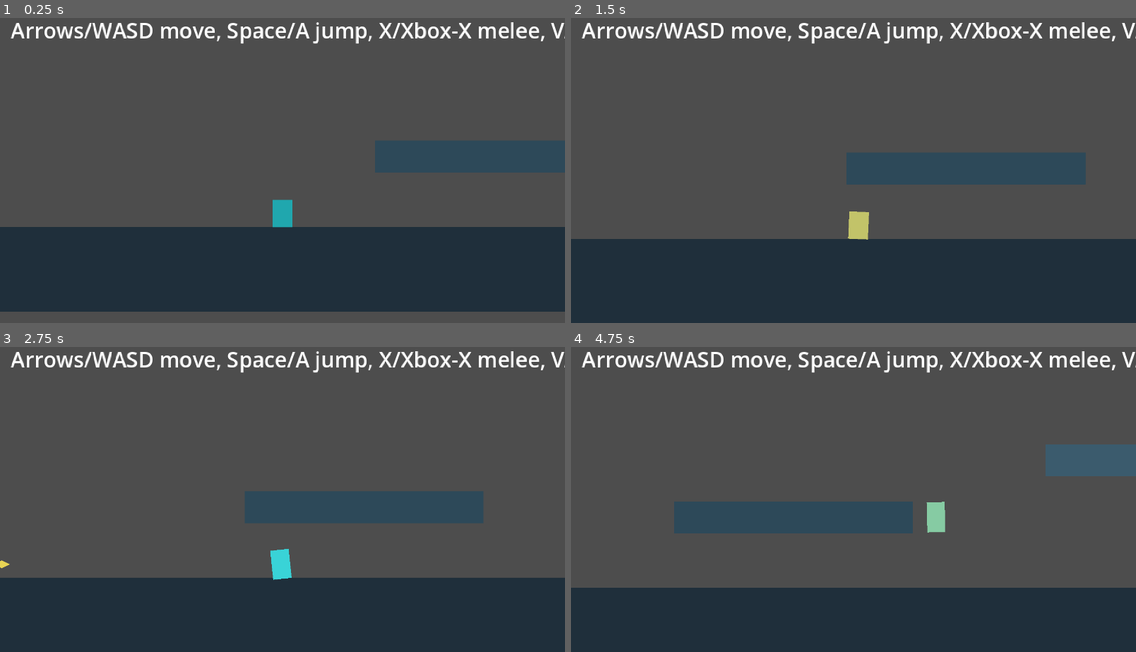
Above: before the commit, frames 1-4 (two rows, left to right).
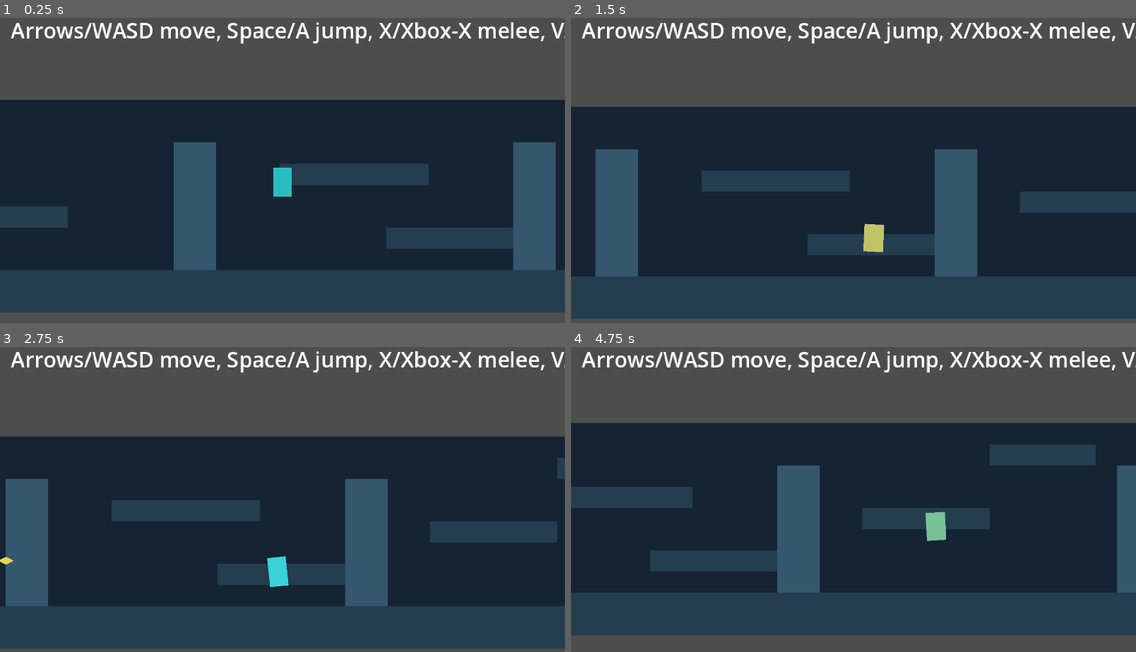
Above: after the commit, the same moments.

Repository: andrewgilliland/awash
Game: Godot game, scene res://scenes/main.tscn
The game is run twice, just before and just after one commit, with the same random seed, the same clock (stepped at 60 frames per second) and the same inputs.
Inputs:
- Up to frame 1 (0.25 s): no input
- Up to frame 2 (1.5 s): hold Right (move_right) from 0.53 s (still down); tap E (interact) at 0.6 s; tap Space (jump) at 0.77 s; tap X (melee_attack) at 1.35 s
- Up to frame 3 (2.75 s): tap Space (jump) at 1.52 s; release Right (move_right) at 2.03 s; hold Left (move_left) from 2.03 s (still down); tap V (ranged_attack) at 2.1 s
- Up to frame 4 (4.75 s): release Left (move_left) at 2.78 s; hold Right (move_right) 2.78-4.28 s; tap C at 2.85 s; tap Space (jump) at 3.02, 3.77, 4.52 s; tap E (interact) at 3.6 s; tap Tab (map) at 4.15 s; hold Left (move_left) from 4.28 s (still down); tap X (melee_attack) at 4.35 s

The runs differ from the first frame. In frame 1, 43% of the frame differs, in the area x 0-100%, y 26-97%; in frame 2, 46%; in frame 3, 48%; in frame 4, 58%, in the area x 0-100%, y 25-100%.

Commit message:
Step 8: add 4-room biome blockout with layered TileMaps

Diff:
--- a/scenes/main.tscn
+++ b/scenes/main.tscn
@@ -1,11 +1,11 @@
 [gd_scene load_steps=3 format=3 uid="uid://cd7y8g7l5y8wn"]
 
-[ext_resource type="PackedScene" path="res://scenes/world/world_room_01.tscn" id="1_jyhp4"]
+[ext_resource type="PackedScene" path="res://scenes/world/world_biome_01.tscn" id="1_jyhp4"]
 [ext_resource type="PackedScene" path="res://scenes/player/player.tscn" id="2_t2u6f"]
 
 [node name="Main" type="Node2D"]
 
-[node name="WorldRoom01" parent="." instance=ExtResource("1_jyhp4")]
+[node name="WorldBiome01" parent="." instance=ExtResource("1_jyhp4")]
 
 [node name="Player" parent="." instance=ExtResource("2_t2u6f")]
 position = Vector2(90, 180)
--- /dev/null
+++ b/scenes/world/world_biome_01.tscn
@@ -0,0 +1,85 @@
+[gd_scene load_steps=9 format=3]
+
+[ext_resource type="Script" path="res://scripts/world/world_biome_01.gd" id="1_8yj6f"]
+
+[sub_resource type="RectangleShape2D" id="RectangleShape2D_floor"]
+size = Vector2(1024, 64)
+
+[sub_resource type="RectangleShape2D" id="RectangleShape2D_r1"]
+size = Vector2(96, 16)
+
+[sub_resource type="RectangleShape2D" id="RectangleShape2D_r2a"]
+size = Vector2(112, 16)
+
+[sub_resource type="RectangleShape2D" id="RectangleShape2D_r2b"]
+size = Vector2(96, 16)
+
+[sub_resource type="RectangleShape2D" id="RectangleShape2D_r3a"]
+size = Vector2(96, 16)
+
+[sub_resource type="RectangleShape2D" id="RectangleShape2D_r3b"]
+size = Vector2(80, 16)
+
+[sub_resource type="RectangleShape2D" id="RectangleShape2D_r4"]
+size = Vector2(112, 16)
+
+[node name="WorldBiome01" type="Node2D"]
+script = ExtResource("1_8yj6f")
+
+[node name="Tilemaps" type="Node2D" parent="."]
+
+[node name="BackgroundLayer" type="TileMapLayer" parent="Tilemaps"]
+position = Vector2(-232, 0)
+
+[node name="GroundLayer" type="TileMapLayer" parent="Tilemaps"]
+position = Vector2(-232, 0)
+
+[node name="ForegroundLayer" type="TileMapLayer" parent="Tilemaps"]
+position = Vector2(-232, 0)
+
+[node name="Collision" type="Node2D" parent="."]
+
+[node name="Floor" type="StaticBody2D" parent="Collision"]
+position = Vector2(280, 240)
+
+[node name="CollisionShape2D" type="CollisionShape2D" parent="Collision/Floor"]
+shape = SubResource("RectangleShape2D_floor")
+
+[node name="Room1Platform" type="StaticBody2D" parent="Collision"]
+position = Vector2(104, 176)
+
+[node name="CollisionShape2D" type="CollisionShape2D" parent="Collision/Room1Platform"]
+shape = SubResource("RectangleShape2D_r1")
+
+[node name="Room2PlatformA" type="StaticBody2D" parent="Collision"]
+position = Vector2(336, 144)
+
+[node name="CollisionShape2D" type="CollisionShape2D" parent="Collision/Room2PlatformA"]
+shape = SubResource("RectangleShape2D_r2a")
+
+[node name="Room2PlatformB" type="StaticBody2D" parent="Collision"]
+position = Vector2(392, 192)
+
+[node name="CollisionShape2D" type="CollisionShape2D" parent="Collision/Room2PlatformB"]
+shape = SubResource("RectangleShape2D_r2b")
+
+[node name="Room3PlatformA" type="StaticBody2D" parent="Collision"]
+position = Vector2(600, 160)
+
+[node name="CollisionShape2D" type="CollisionShape2D" parent="Collision/Room3PlatformA"]
+shape = SubResource("RectangleShape2D_r3a")
+
+[node name="Room3PlatformB" type="StaticBody2D" parent="Collision"]
+position = Vector2(664, 112)
+
+[node name="CollisionShape2D" type="CollisionShape2D" parent="Collision/Room3PlatformB"]
+shape = SubResource("RectangleShape2D_r3b")
+
+[node name="Room4Platform" type="StaticBody2D" parent="Collision"]
+position = Vector2(848, 176)
+
+[node name="CollisionShape2D" type="CollisionShape2D" parent="Collision/Room4Platform"]
+shape = SubResource("RectangleShape2D_r4")
+
+[node name="Spawn" type="Marker2D" parent="."]
+position = Vector2(90, 180)
--- /dev/null
+++ b/scripts/world/world_biome_01.gd
@@ -0,0 +1,107 @@
+extends Node2D
+
+const TILE_SIZE: int = 16
+const ROOM_COUNT: int = 4
+const ROOM_WIDTH_TILES: int = 16
+const MAP_HEIGHT_TILES: int = 16
+const FLOOR_Y: int = 14
+
+const ATLAS_BG := Vector2i(0, 0)
+const ATLAS_GROUND := Vector2i(1, 0)
+const ATLAS_FOREGROUND := Vector2i(2, 0)
+
+@onready var _background_layer: TileMapLayer = $Tilemaps/BackgroundLayer
+@onready var _ground_layer: TileMapLayer = $Tilemaps/GroundLayer
+@onready var _foreground_layer: TileMapLayer = $Tilemaps/ForegroundLayer
+
+
+func _ready() -> void:
+	var tile_set_data := _build_blockout_tileset()
+	var tile_set := tile_set_data["tile_set"] as TileSet
+	var source_id := tile_set_data["source_id"] as int
+
+	_background_layer.tile_set = tile_set
+	_ground_layer.tile_set = tile_set
+	_foreground_layer.tile_set = tile_set
+
+	_paint_layers(source_id)
+
+
+func _build_blockout_tileset() -> Dictionary:
+	var image := Image.create(TILE_SIZE * 3, TILE_SIZE, false, Image.FORMAT_RGBA8)
+	image.fill(Color(0.0, 0.0, 0.0, 0.0))
+	image.fill_rect(Rect2i(0, 0, TILE_SIZE, TILE_SIZE), Color(0.086275, 0.141176, 0.2, 1.0))
+	image.fill_rect(
+		Rect2i(TILE_SIZE, 0, TILE_SIZE, TILE_SIZE), Color(0.145098, 0.239216, 0.313725, 1.0)
+	)
+	image.fill_rect(
+		Rect2i(TILE_SIZE * 2, 0, TILE_SIZE, TILE_SIZE), Color(0.203922, 0.345098, 0.435294, 1.0)
+	)
+
+	var texture := ImageTexture.create_from_image(image)
+
+	var tile_set := TileSet.new()
+	var atlas_source := TileSetAtlasSource.new()
+	atlas_source.texture = texture
+	atlas_source.texture_region_size = Vector2i(TILE_SIZE, TILE_SIZE)
+	atlas_source.create_tile(ATLAS_BG)
+	atlas_source.create_tile(ATLAS_GROUND)
+	atlas_source.create_tile(ATLAS_FOREGROUND)
+
+	var source_id := tile_set.get_next_source_id()
+	tile_set.add_source(atlas_source, source_id)
+
+	return {
+		"tile_set": tile_set,
+		"source_id": source_id,
+	}
+
+
+func _paint_layers(source_id: int) -> void:
+	var total_width := ROOM_COUNT * ROOM_WIDTH_TILES
+
+	for layer in [_background_layer, _ground_layer, _foreground_layer]:
+		layer.clear()
+
+	# Soft background fill across every room.
+	_fill_rect(_background_layer, source_id, ATLAS_BG, 0, total_width - 1, 6, 13)
+
+	# Main biome floor.
+	_fill_rect(_ground_layer, source_id, ATLAS_GROUND, 0, total_width - 1, FLOOR_Y, FLOOR_Y + 1)
+
+	for room_index in range(ROOM_COUNT):
+		var room_start := room_index * ROOM_WIDTH_TILES
+		var room_end := room_start + ROOM_WIDTH_TILES - 1
+
+		# Visual separators so each room reads as its own blockout space.
+		_fill_rect(_foreground_layer, source_id, ATLAS_FOREGROUND, room_start, room_start, 8, 13)
+		_fill_rect(_foreground_layer, source_id, ATLAS_FOREGROUND, room_end, room_end, 8, 13)
+
+	# Room 1 platforms.
+	_fill_rect(_ground_layer, source_id, ATLAS_GROUND, 4, 9, 11, 11)
+
+	# Room 2 platforms.
+	_fill_rect(_ground_layer, source_id, ATLAS_GROUND, 20, 26, 9, 9)
+	_fill_rect(_ground_layer, source_id, ATLAS_GROUND, 25, 30, 12, 12)
+
+	# Room 3 platforms.
+	_fill_rect(_ground_layer, source_id, ATLAS_GROUND, 35, 40, 10, 10)
+	_fill_rect(_ground_layer, source_id, ATLAS_GROUND, 41, 45, 7, 7)
+
+	# Room 4 platforms + gate-style ledge for upcoming ability progression.
+	_fill_rect(_ground_layer, source_id, ATLAS_GROUND, 52, 58, 11, 11)
+	_fill_rect(_foreground_layer, source_id, ATLAS_FOREGROUND, 60, 62, 10, 10)
+
+
+func _fill_rect(
+	layer: TileMapLayer,
+	source_id: int,
+	atlas_coords: Vector2i,
+	from_x: int,
+	to_x: int,
+	from_y: int,
+	to_y: int
+) -> void:
+	for y in range(from_y, to_y + 1):
+		for x in range(from_x, to_x + 1):
+			layer.set_cell(Vector2i(x, y), source_id, atlas_coords)
--- a/tests/test_runner.gd
+++ b/tests/test_runner.gd
@@ -1,11 +1,13 @@
 extends SceneTree
 
 const PLAYER_SCENE_PATH := "res://scenes/player/player.tscn"
+const BIOME_SCENE_PATH := "res://scenes/world/world_biome_01.tscn"
 var _failures: int = 0
 
 
 func _init() -> void:
 	_run_test("Player scene loads", _test_player_scene_loads)
+	_run_test("Biome scene loads", _test_biome_scene_loads)
 	_run_test("Player defaults sane", _test_player_default_values)
 	_run_test("Player ranged defaults sane", _test_player_ranged_defaults)
 	_run_test("Player camera defaults sane", _test_player_camera_defaults)
@@ -40,6 +42,24 @@
 	var is_expected_type := instance is CharacterBody2D
 	instance.queue_free()
 	return is_expected_type
+
+
+func _test_biome_scene_loads() -> bool:
+	var packed_scene := load(BIOME_SCENE_PATH) as PackedScene
+	if packed_scene == null:
+		return false
+
+	var instance := packed_scene.instantiate() as Node2D
+	if instance == null:
+		return false
+
+	var has_background := instance.get_node_or_null("Tilemaps/BackgroundLayer") != null
+	var has_ground := instance.get_node_or_null("Tilemaps/GroundLayer") != null
+	var has_foreground := instance.get_node_or_null("Tilemaps/ForegroundLayer") != null
+	var has_spawn := instance.get_node_or_null("Spawn") != null
+
+	instance.queue_free()
+	return has_background and has_ground and has_foreground and has_spawn
 
 
 func _test_player_default_values() -> bool:
Not shown, added: scripts/world/world_biome_01.gd.uid
Not shown, changed: README.md
